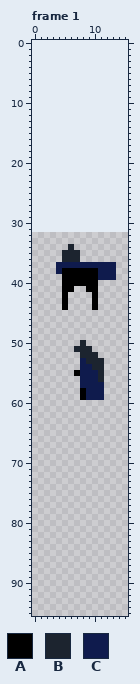
Pixel-art file -- dev/enemy_A.aseprite. The picture above was drawn from the file before the commit.
16x64 pixels, 1 frame. Shown: frame 1. The old version is drawn lined up with the new one, on the new canvas. The commit also changed other frames, which this record leaves out.
Palette (. is transparent): A #000000  B #1c242f  C #0f1b4d
Pixels before, frame 1, first column x 4:
34 ..B.......
35 .BBB......
36 .BBB......
37 CCCCCCCCCC
38 CAAAAAACCC
39 .AAAAAACCC
40 .AAAAAA...
41 .AA..AA...
42 .A....A...
43 .A....A...
44 .A....A...
45 ..........
46 ..........
47 ..........
48 ..........
49 ..........
50 ....B.....
51 ...BBB....
52 ....BBB...
53 ....CBBB..
54 ....CCBB..
55 ...ACCCB..
56 ....CCCB..
57 ....CCCC..
58 ....ACCC..
59 ....ACCC..
After the commit:
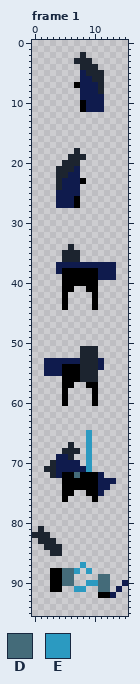
Colours new in this view: D #446b79  E #2b9ac1
The exact change:
canvas 16x64 -> 16x96, the old top-left corner now at 0,32
Frame 1:
y 2: x 8 . -> B
y 3: x 7..9 ... -> BBB
y 4: x 8..10 ... -> BBB
y 5: x 8..11 .... -> CBBB
y 6: x 8..11 .... -> CCBB
y 7: x 7..11 ..... -> ACCCB
y 8: x 8..11 .... -> CCCB
y 9: x 8..11 .... -> CCCC
y 10..11: x 8..11 .... -> ACCC
y 18: x 7 . -> B
y 19: x 6..8 ... -> BBB
y 20: x 5..7 ... -> BBB
y 21: x 4..7 .... -> BBBC
y 22: x 4..7 .... -> BBCC
y 23: x 4..8 ..... -> BCCCA
y 24: x 4..7 .... -> BCCC
y 25: x 4..7 .... -> CCCC
y 26..27: x 4..7 .... -> CCCA
y 50: x 8 B -> .
y 51: x 7 B -> .; x 10 . -> B
y 53: x 2..8 ......C -> CCCCCCB; x 11 B -> C
y 54: x 2..9 ......CC -> CCCAAABB; x 11 B -> C
y 55: x 2..6 ..... -> CCCAA; x 8..11 CCCB -> BBB.
y 56: x 5..11 ...CCCB -> AAABBB.
y 57: x 5..6 .. -> AA; x 8..11 CCCC -> .AA.
y 58..59: x 5 . -> A; x 8..11 ACCC -> ..A.
y 60: x 5 . -> A; x 10 . -> A
y 65..66: x 9 . -> E
y 67: x 6 . -> B; x 9 . -> E
y 68: x 5..7 ... -> BBB; x 9 . -> E
y 69: x 4..6 ... -> CCB; x 9 . -> E
y 70: x 3..7 ..... -> BCCCC; x 9 . -> E
y 71: x 2..9 ........ -> BBCCCCCE
y 72: x 3..11 ......... -> BCAADAAAC
y 73: x 5..13 ......... -> AAAAAACCC
y 74: x 5..12 ........ -> AAAAAACC
y 75: x 5..6 .. -> AA; x 9..11 ... -> AAC
y 76: x 5 . -> A; x 10 . -> A
y 81: x 1 . -> B
y 82: x 0..2 ... -> BBB
y 83: x 1..3 ... -> BBB
y 84: x 2..4 ... -> BBB
y 85: x 3..4 .. -> BB
y 87: x 8 . -> E
y 88: x 3..7 ..... -> AADDE; x 9 . -> E
y 89: x 3..6 .... -> AADD; x 11..12 .. -> DD
y 90: x 3..6 .... -> AADD; x 9..12 .... -> EEDD; x 15 . -> C
y 91: x 3..4 .. -> AA; x 7..8 .. -> EE; x 11..12 .. -> DD; x 14 . -> C
y 92: x 11..13 ... -> AAC
